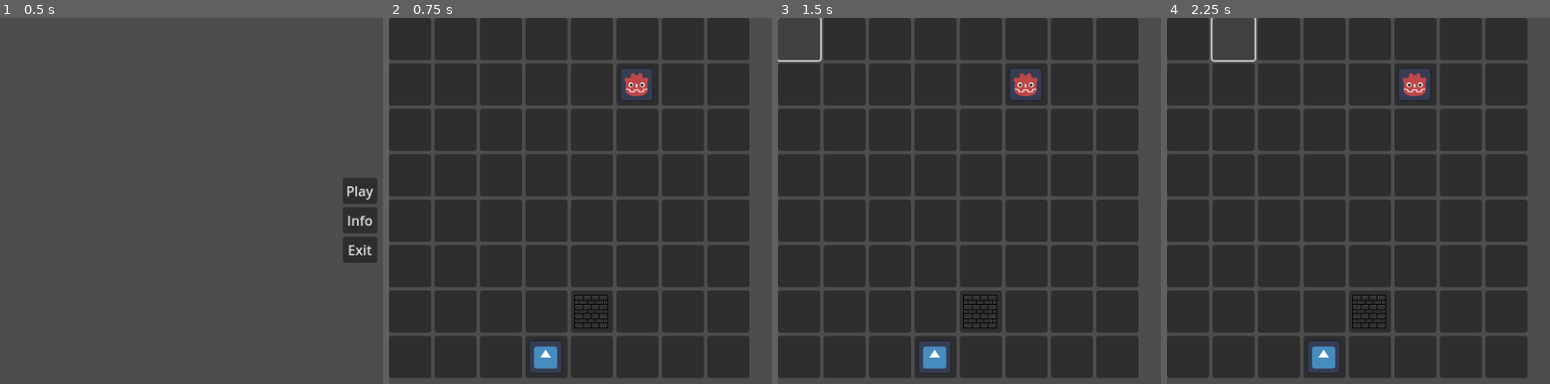
Above: before the commit, frames 1-4 (left to right).
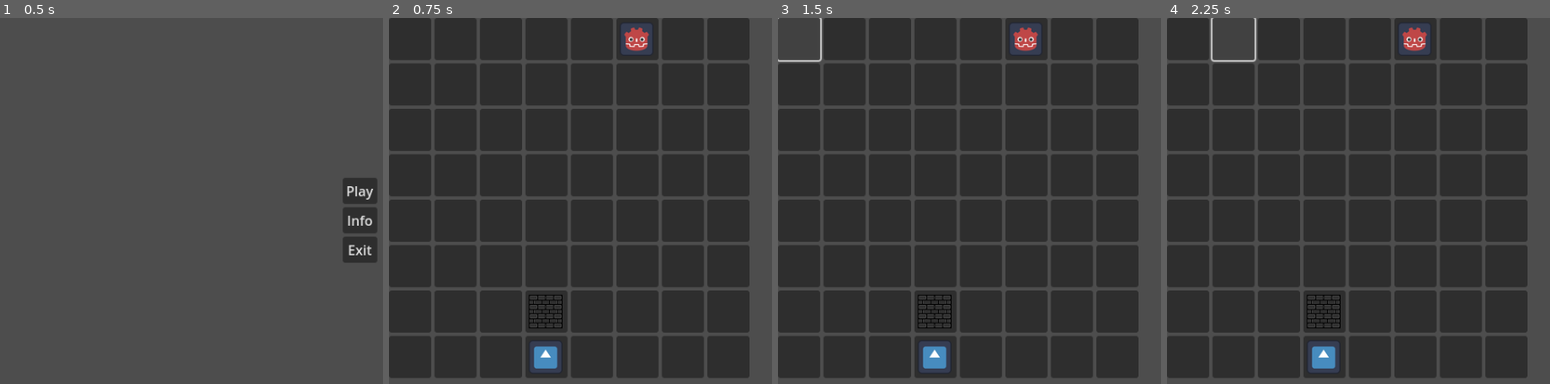
Above: after the commit, the same moments.

Repository: erkek2000/linukboard2d
Game: Godot game, scene res://scenes/menu.tscn
Two runs of this game, one before a commit and one after it. Both use one fixed random seed, a clock stepped at 60 frames per second and the inputs below. The engine's default icon, where the game draws it, is replaced by a stand-in: a white triangle on a blue panel in a dark square.
Inputs (mouse positions are in pixels of both pictures, inside the frame that each line leads up to):
- Up to frame 1 (0.5 s): no input
- Up to frame 2 (0.75 s): click "Play" at 0.5 s
- Up to frame 3 (1.5 s): click (797, 39) at 1.25 s
- Up to frame 4 (2.25 s): click (1232, 39) at 2 s

Frame 1 is identical in both runs. In frame 2, 1.8% of the frame differs, in the area x 36-69%, y 1-85%; in frame 3, 1.8%; in frame 4, 1.8%.

Commit message:
prototype minmax rework

Diff:
--- a/scripts/game.gd
+++ b/scripts/game.gd
@@ -259,7 +259,7 @@
 
 	return changes
 
-
+'''
 # WORKS FAULTY.
 # player is 1 for Player, 2 for AI.
 func generate_moves(board: Array, self_pos: Vector2, opponent_pos: Vector2, player: int) -> Array:
@@ -279,8 +279,9 @@
 		print("NEXT MOVE BOARD")
 
 	return full_move_boards
-
-func generate_moves2(board: Array, self_pos: Vector2, opponent_pos: Vector2) -> Array:
+'''
+
+func generate_moves(board: Array, self_pos: Vector2, opponent_pos: Vector2) -> Array:
 	var moves: Array = []
 	var x = self_pos.x
 	var y = self_pos.y
@@ -359,7 +360,7 @@
 		#print("Reached base case with eval: ", a)
 		return a
 	if maximizingPlayer:
-		var moves: Array = generate_moves(board, max_pos, min_pos, 2)
+		var moves: Array = generate_moves(board, max_pos, min_pos)
 		var maxEval: int = -INF
 
 		for move in moves:
@@ -372,7 +373,7 @@
 				break
 		return maxEval
 	else:
-		var moves: Array = generate_moves(board, min_pos, max_pos, 1)
+		var moves: Array = generate_moves(board, min_pos, max_pos)
 		var minEval: int = INF
 
 		for move in moves:
@@ -384,6 +385,50 @@
 			if beta <= alpha:
 				break
 		return minEval
+
+
+# Modified minimax function
+func minimax2(board, ai_pos, player_pos, depth, alpha, beta, maximizingPlayer):
+	if depth == 0 or check_victory(board) != 0:
+		var eval = calculate_minimax_points(ai_pos, player_pos, board)
+		return { "eval": eval, "move": null, "block":null }  # No move at leaf nodes
+
+	var best_move = null
+	var best_block = null
+	if maximizingPlayer:
+		var maxEval = -INF
+
+		var moves = get_all_moves(board, ai_pos, 2) # get all moves
+		for move_data in moves:
+			var evalResult = minimax(move_data["board"], move_data["ai_pos"], player_pos, depth - 1, alpha, beta, false)
+			if evalResult.eval > maxEval:
+				maxEval = evalResult.eval
+				best_move = move_data["move"]
+				best_block = move_data["block"]
+
+			alpha = max(alpha, evalResult.eval) #Here
+			if beta <= alpha:
+				break # pruning
+
+		return { "eval": maxEval, "move": best_move, "block": best_block }
+
+	else:  # Minimizing player... same logic as maximizing...
+		var minEval = INF
+
+		var moves = get_all_moves(board, player_pos, 1) # get all moves
+		for move_data in moves:
+			var evalResult = minimax(move_data["board"], ai_pos, player_pos, depth - 1, alpha, beta, true)
+			if evalResult.eval < minEval:
+				minEval = evalResult.eval
+				best_move = move_data["move"]
+				best_block = move_data["block"]
+
+			beta = min(beta, evalResult.eval) #Here
+			if beta <= alpha:
+				break # pruning
+
+		return { "eval": minEval, "move": best_move, "block": best_block }
+
 
 
 func calculate_minimax_points(max_pos: Vector2, min_pos: Vector2, board: Array) -> int:
@@ -490,7 +535,7 @@
 	var best_move: Vector2
 	var best_block: Vector2
 
-	var moves_bank = generate_moves(Board, AI_Pos, Player_Pos, 2)
+	var moves_bank = generate_moves(Board, AI_Pos, Player_Pos)
 
 	for move_board in moves_bank:
 		#print("current move board:" )
